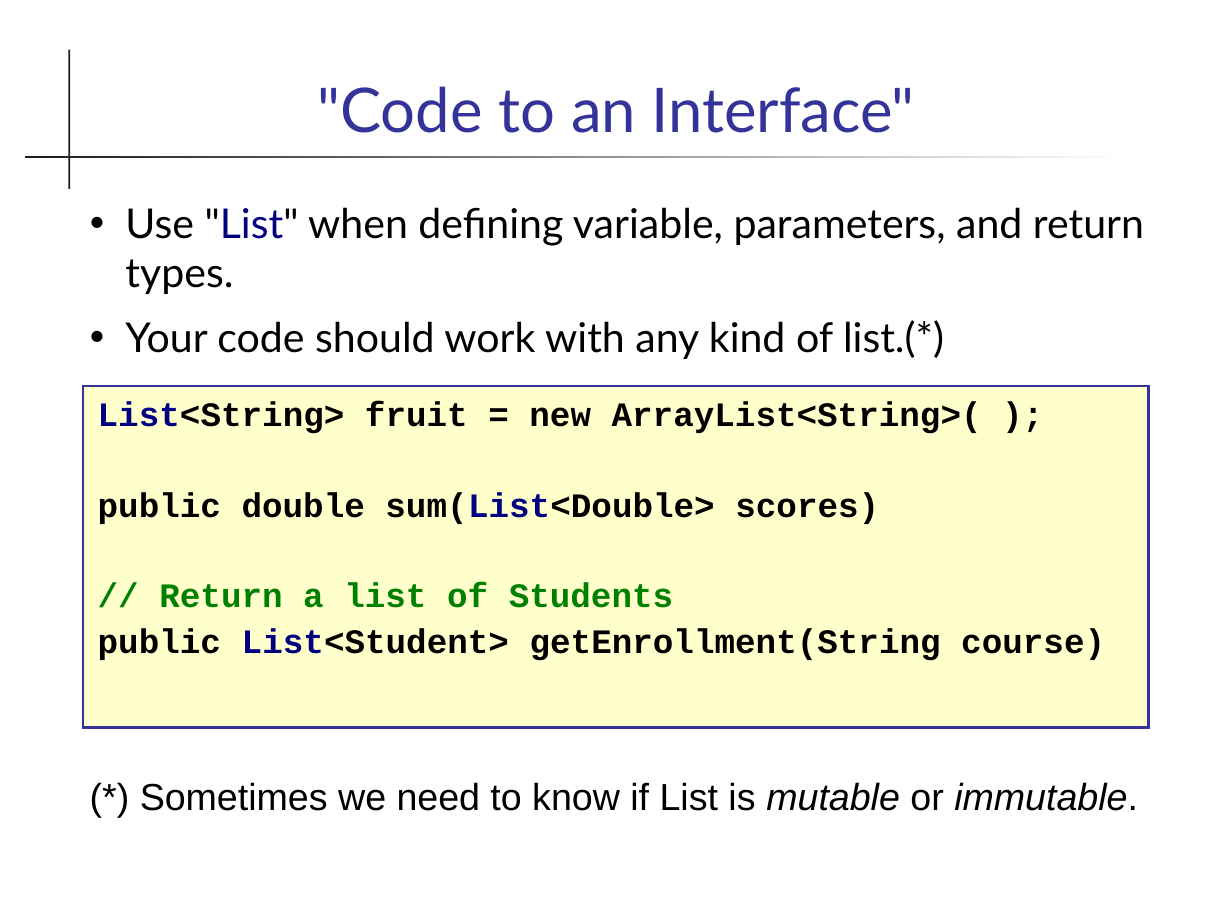
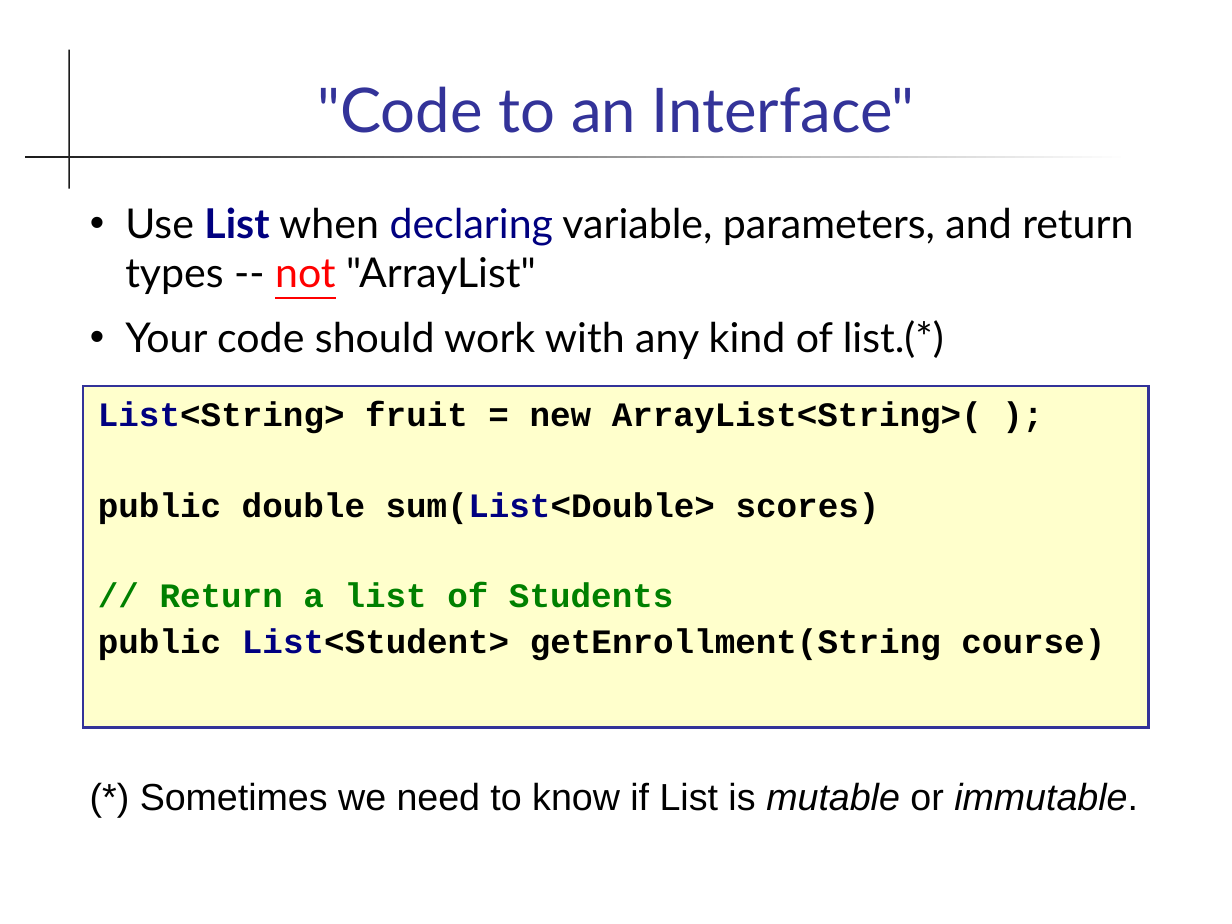
Before and after one commit to skeoop/skeoop.github.io, a slide deck: slide 14 of collections/ArrayList.ppt (slide 12 before the commit). Drawn at 1232x924 pixels with LibreOffice and Linux fonts; fonts in the diff are those of the drawing. Boxes give left, top, right and bottom in pixels: in the first picture for what was removed or moved away, otherwise in the second. Text is boxed around its words. In the diff, an @@ line names an element or a change of style, - is before the commit and + after.

```diff
--- a/collections/ArrayList.ppt
+++ b/collections/ArrayList.ppt
@@ text at (x1=125, y1=207, x2=1133, y2=294): text changed @@
-• Use "List" when defining variable, parameters, and return types.
+• Use List when declaring variable, parameters, and return types -- not "ArrayList"
```
Also in this commit, not shown: 6 other slides changed, 3 slides added, 9 other files.
